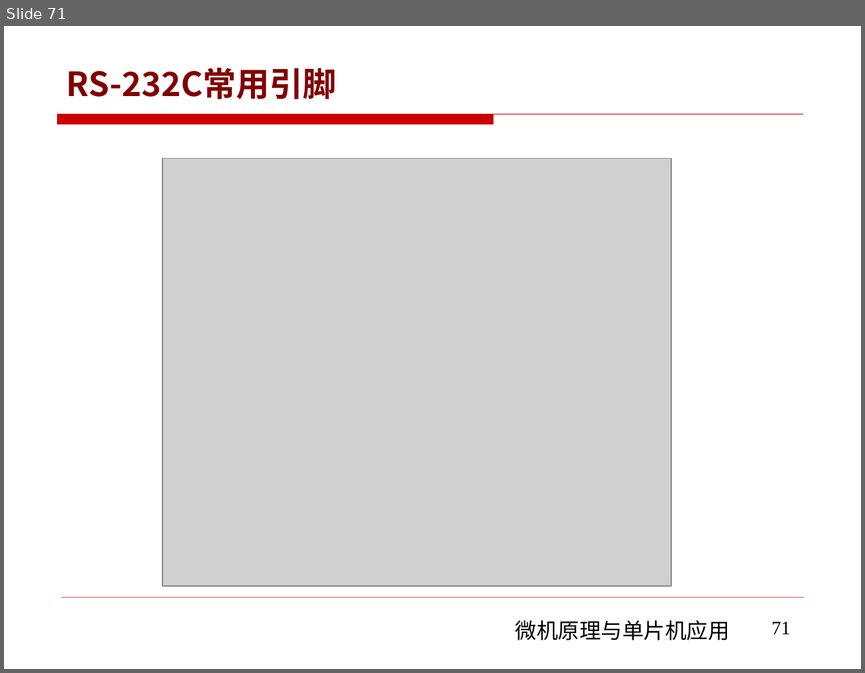
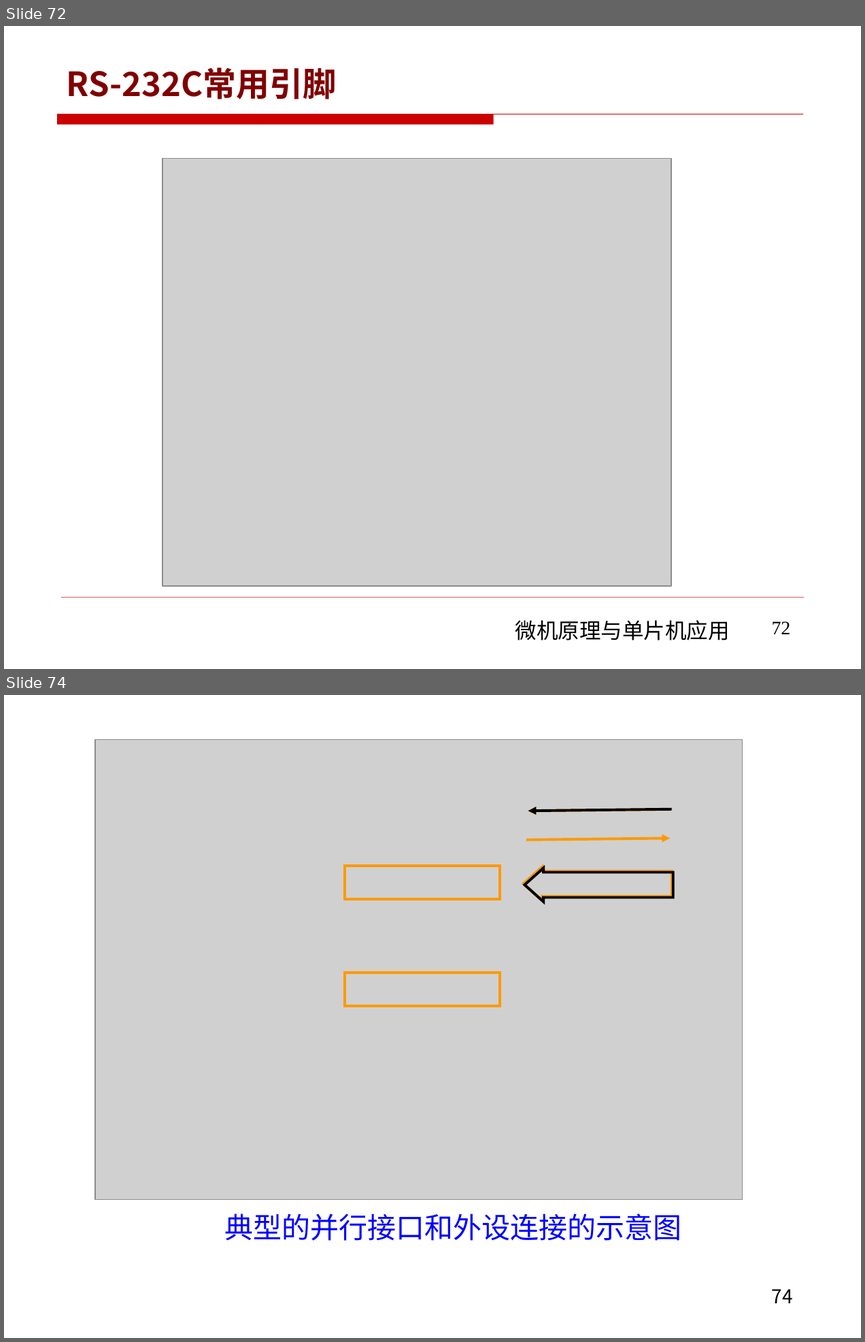
Before and after one commit to rshouc/Microcomputer, a slide deck: PPT/The Principle of Microcomputer/第六章 微机原理（串并行通信和接口技术) .pptx. Shown one above the other, each under a label of ours: slide 71 before the commit, slides 72 and 74 after it; the slides between them are not shown. The pictures are 865x673 and 865x1342 pixels, drawn with LibreOffice and Linux fonts; fonts in the diff are those of the drawing; grey boxes stand for pictures; background and template pictures are left out. Boxes give left, top, right and bottom in pixels: in the first picture for what was removed or moved away, otherwise in the second. Text is boxed around its words. In the diff, an @@ line names an element or a change of style, - is before the commit and + after.

```diff
--- a/PPT/The Principle of Microcomputer/第六章 微机原理（串并行通信和接口技术) .pptx
+++ b/PPT/The Principle of Microcomputer/第六章 微机原理（串并行通信和接口技术) .pptx
@@ slide 74 added at (x1=4, y1=695, x2=861, y2=1338), background #FFFFFF @@
@@ picture added at (x1=95, y1=740, x2=742, y2=1199) @@
@@ freeform shape added at (x1=528, y1=809, x2=672, y2=811), outline #FF9900 2.25 pt @@
@@ freeform shape added at (x1=528, y1=809, x2=672, y2=811), outline #000000 2.25 pt @@
@@ freeform shape added at (x1=527, y1=838, x2=670, y2=840), outline #FF9900 2.25 pt @@
@@ rectangle added at (x1=345, y1=866, x2=500, y2=899), outline #FF9900 2.25 pt @@
@@ left arrow added at (x1=524, y1=866, x2=672, y2=900), outline #FF9900 2.25 pt @@
@@ left arrow added at (x1=524, y1=868, x2=672, y2=902), outline #000000 2.25 pt @@
@@ rectangle added at (x1=345, y1=972, x2=500, y2=1006), outline #FF9900 2.25 pt @@
@@ text added at (x1=225, y1=1213, x2=682, y2=1240), 24 pt, text #0000FF @@
+典型的并行接口和外设连接的示意图
@@ page number added at (x1=772, y1=1289, x2=793, y2=1303), 16 pt, text #000000 @@
+74
@@ what was slide 71 is now slide 72 @@
@@ page number at (x1=772, y1=621, x2=791, y2=634): text changed @@
-71
+72
```
Also in this commit, not shown: 2 slides changed, 72 other slides added, 1 slide removed.
